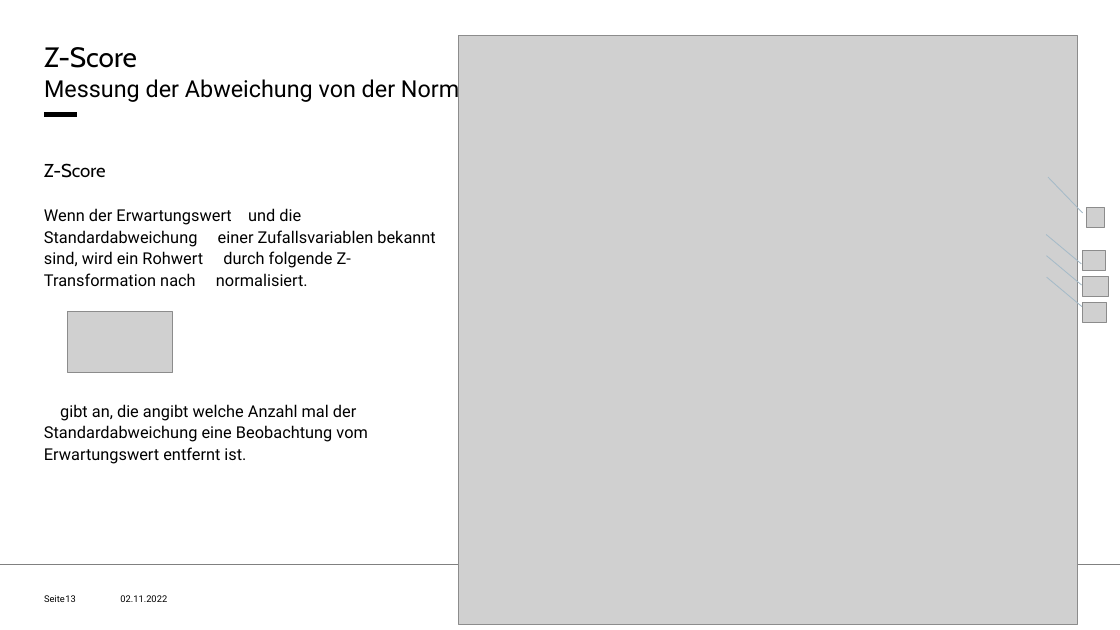
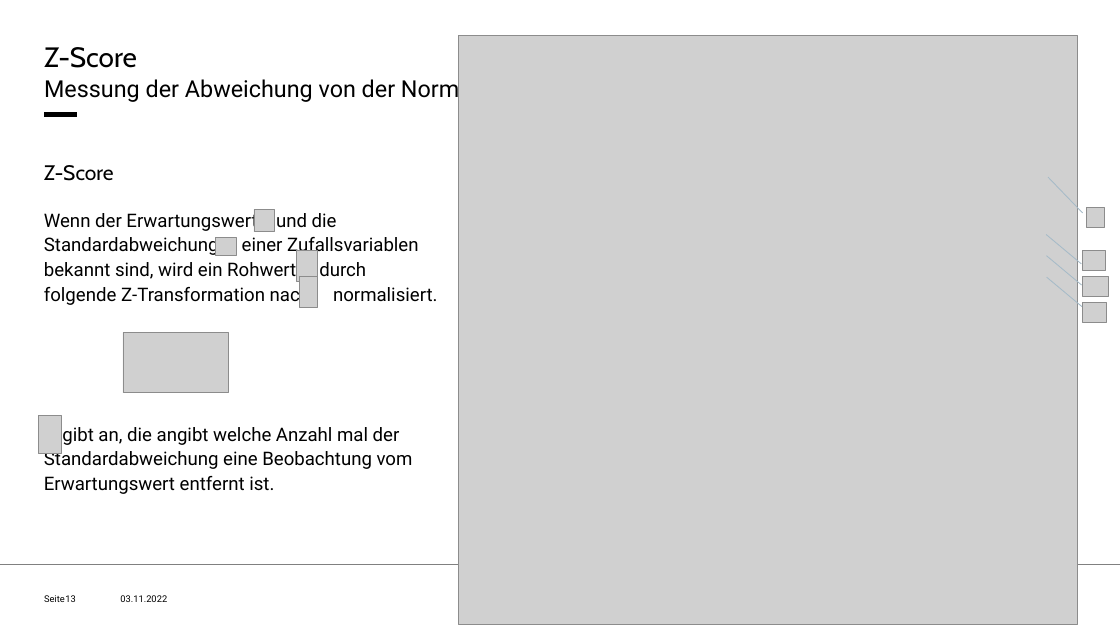
Before and after one commit to benjamin-adrian/fraud_detection_example, a slide deck: slide 13 of fraud_detection_lecture.pptx. Drawn at 1120x630 pixels with LibreOffice and Linux fonts; fonts in the diff are those of the drawing; grey boxes stand for pictures; background and template pictures are left out. Boxes give left, top, right and bottom in pixels: in the first picture for what was removed or moved away, otherwise in the second. Text is boxed around its words. In the diff, an @@ line names an element or a change of style, - is before the commit and + after.

```diff
--- a/fraud_detection_lecture.pptx
+++ b/fraud_detection_lecture.pptx
@@ text "Z-Score" at (44, 165, 437, 494): size 16 to 18 pt in "Z-Score"; size 14 to 16 pt @@
@@ picture added at (254, 209, 274, 232) @@
@@ picture added at (216, 238, 236, 256) @@
@@ picture added at (297, 250, 317, 281) @@
@@ picture added at (299, 276, 318, 308) @@
@@ picture removed at (68, 312, 173, 372) @@
@@ picture added at (123, 333, 228, 393) @@
@@ picture added at (38, 415, 60, 454) @@
```
Also in this commit, not shown: 34 other slides changed, 2 other files.
